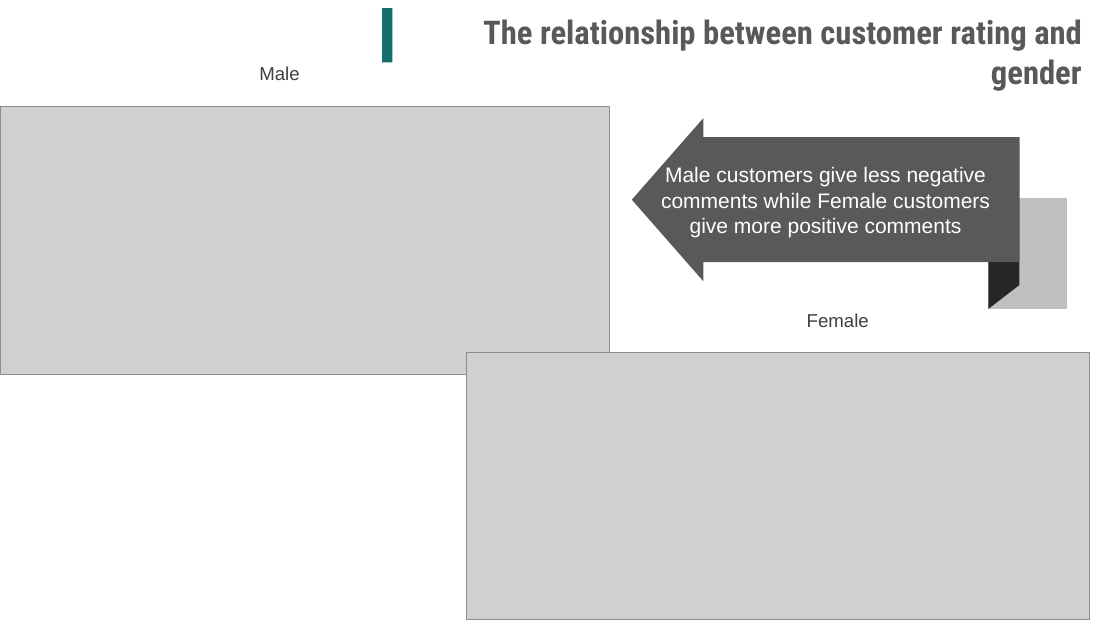
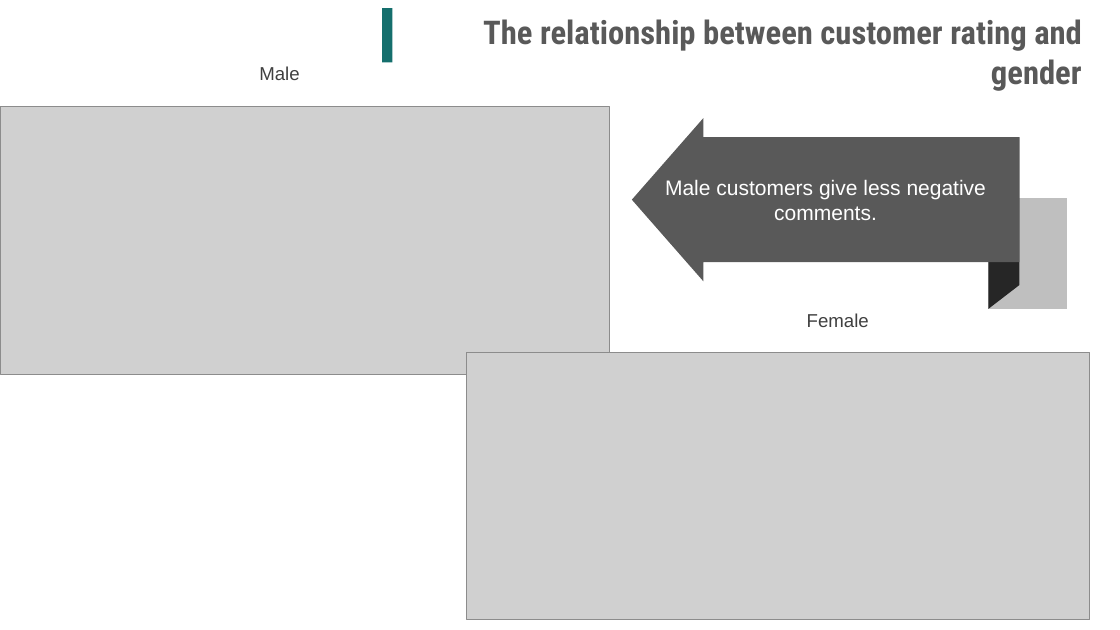
Before and after one commit to ChengQiukai/Team4_final_project, a slide deck: slide 6 of team-4.pptx. Drawn at 1120x630 pixels with LibreOffice and Linux fonts; fonts in the diff are those of the drawing; grey boxes stand for pictures. Boxes give left, top, right and bottom in pixels: in the first picture for what was removed or moved away, otherwise in the second. Text is boxed around its words. In the diff, an @@ line names an element or a change of style, - is before the commit and + after.

```diff
--- a/team-4.pptx
+++ b/team-4.pptx
@@ text in freeform shape at box(665, 180, 986, 220): text changed @@
-Male customers give less negative comments while Female customers give more positive comments
+Male customers give less negative comments.
```
Also in this commit, not shown: 2 other slides changed.
